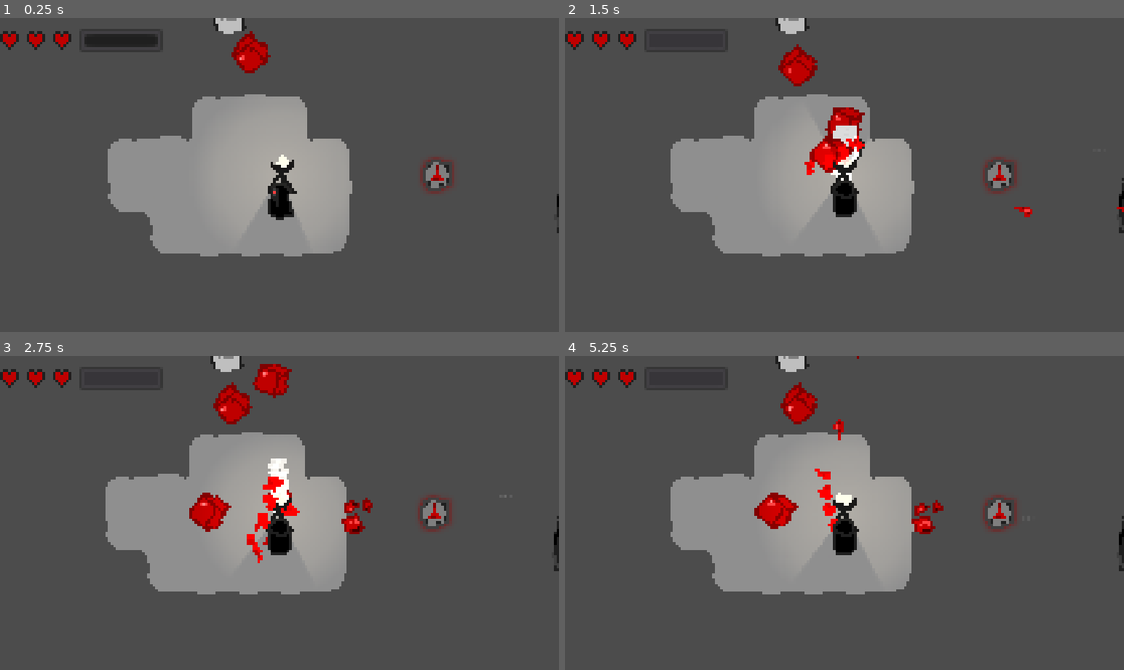
Above: before the commit, frames 1-4 (two rows, left to right).
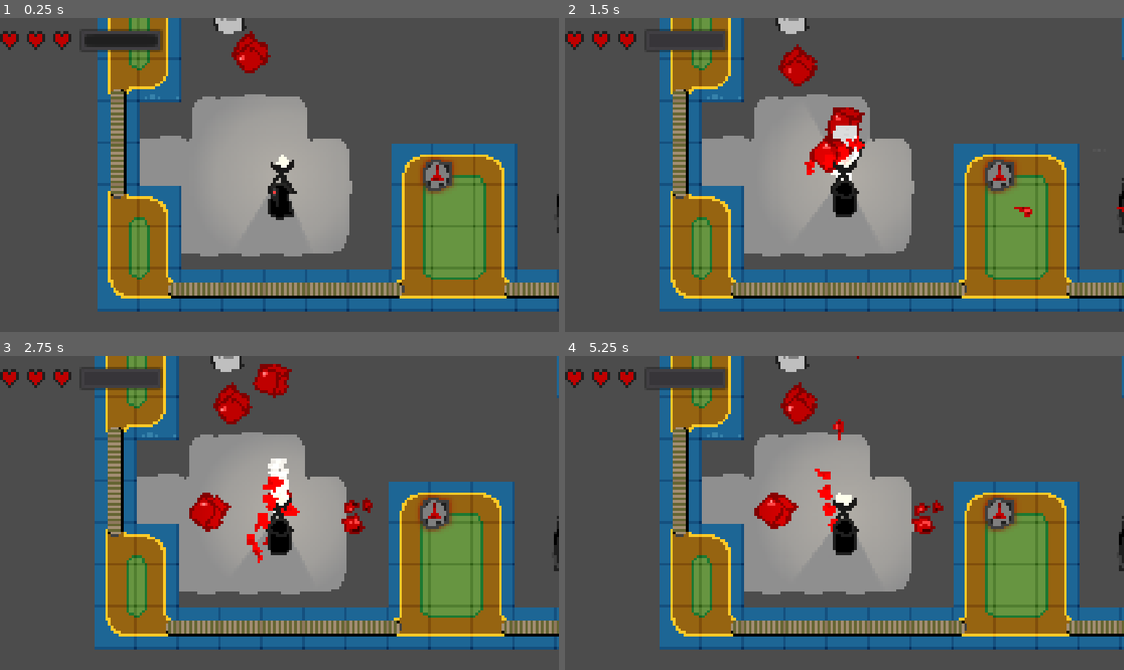
Above: after the commit, the same moments.

Repository: GammaGames/bloodmagic
Game: Godot game, scene res://scenes/Main.tscn
Same seed, same stepped clock (60 frames per second), same inputs: the game is played once before the commit and once after it.
Inputs (mouse positions are in pixels of both pictures, inside the frame that each line leads up to):
- Up to frame 1 (0.25 s): no input
- Up to frame 2 (1.5 s): move the mouse to (967, 159) at 0.52 s; hold Right (ui_right) 0.53-1.28 s; hold Space (key_use) 0.53-1.28 s; click (967, 159) at 0.67 s; move the mouse to (816, 175) at 1.27 s; hold Up (ui_up) from 1.28 s (still down); tap Space (key_use) at 1.35 s
- Up to frame 3 (2.75 s): keep holding Up (ui_up); move the mouse to (296, 506) at 2.02 s; hold Space (key_use) from 2.03 s (still down)
- Up to frame 4 (5.25 s): keep holding Up (ui_up); move the mouse to (838, 519) at 2.77 s; release Space (key_use) at 2.78 s; tap Space (key_use) at 2.85, 4.35 s; move the mouse to (889, 516) at 3.52 s; hold Space (key_use) 3.53-4.28 s; move the mouse to (799, 509) at 4.27 s; move the mouse to (850, 513) at 5.02 s; hold Space (key_use) from 5.03 s (still down)

The runs differ from the first frame. In frame 1, 29% of the frame differs, in the area x 17-100%, y 0-94%; in frame 2, 29%; in frame 3, 29%, in the area x 16-100%, y 0-94%; in frame 4, 29%.

Commit message:
add autotiles to main

Diff:
--- a/assets/scripts/engine/CaveGeneration.gd
+++ b/assets/scripts/engine/CaveGeneration.gd
@@ -10,11 +10,10 @@
 
 func _ready():
 	randomize()
-	$Button.connect("pressed", self, "_on_button_pressed")
-	_on_button_pressed()
+	generate()
 
-func _on_button_pressed():
-	var map = generate(width, height)
+func generate():
+	var map = fill_map(width, height)
 	var valid = false
 	while !valid:
 		for i in 4:
@@ -25,10 +24,9 @@
 		valid = check_map(m, f, 0.45)
 
 	close_map(map)
-	$Label.text = get_map_string(map)
-	set_tilemap($TileMap, map)
+	set_tilemap($"../Underworld/CaveTilemap", map)
 
-func generate(width, height):
+func fill_map(width, height):
 	var map = []
 	for y in range(height):
 		var row = []
@@ -62,6 +60,7 @@
 				map[y][x] = wall
 
 func set_tilemap(tilemap, map):
+	print(tilemap)
 	tilemap.clear()
 	for y in range(map.size()):
 		for x in range(map[y].size()):
--- a/scenes/CaveGeneration.tscn
+++ b/scenes/CaveGeneration.tscn
@@ -21,6 +21,7 @@
 width = 33
 height = 18
 rand_chance = 0.4
+tilemap = NodePath("TileMap")
 
 [node name="Label" type="Label" parent="." index="0"]
 
--- a/scenes/Main.tscn
+++ b/scenes/Main.tscn
@@ -1,21 +1,22 @@
-[gd_scene load_steps=20 format=2]
+[gd_scene load_steps=21 format=2]
 
 [ext_resource path="res://assets/scripts/Main.gd" type="Script" id=1]
-[ext_resource path="res://assets/sprites/tilesets/isle47.tres" type="TileSet" id=2]
+[ext_resource path="res://assets/scripts/engine/CaveGeneration.gd" type="Script" id=2]
 [ext_resource path="res://assets/sprites/tilesets/ground.tres" type="TileSet" id=3]
-[ext_resource path="res://scenes/weapons/BaseWeapon.tscn" type="PackedScene" id=4]
-[ext_resource path="res://scenes/weapons/Shotty.tscn" type="PackedScene" id=5]
-[ext_resource path="res://scenes/weapons/Rail.tscn" type="PackedScene" id=6]
-[ext_resource path="res://scenes/items/Chunk1.tscn" type="PackedScene" id=7]
-[ext_resource path="res://scenes/world/Well.tscn" type="PackedScene" id=8]
-[ext_resource path="res://scenes/world/Grave.tscn" type="PackedScene" id=9]
-[ext_resource path="res://scenes/world/Torch.tscn" type="PackedScene" id=10]
-[ext_resource path="res://scenes/enemies/Eye.tscn" type="PackedScene" id=11]
-[ext_resource path="res://scenes/world/Pillar.tscn" type="PackedScene" id=12]
-[ext_resource path="res://scenes/Player.tscn" type="PackedScene" id=13]
-[ext_resource path="res://assets/scripts/Camera2D.gd" type="Script" id=14]
-[ext_resource path="res://assets/sprites/particles/bokeh.png" type="Texture" id=15]
-[ext_resource path="res://scenes/GUI.tscn" type="PackedScene" id=16]
+[ext_resource path="res://assets/sprites/tilesets/isle47.tres" type="TileSet" id=4]
+[ext_resource path="res://scenes/weapons/BaseWeapon.tscn" type="PackedScene" id=5]
+[ext_resource path="res://scenes/weapons/Shotty.tscn" type="PackedScene" id=6]
+[ext_resource path="res://scenes/weapons/Rail.tscn" type="PackedScene" id=7]
+[ext_resource path="res://scenes/items/Chunk1.tscn" type="PackedScene" id=8]
+[ext_resource path="res://scenes/world/Well.tscn" type="PackedScene" id=9]
+[ext_resource path="res://scenes/world/Grave.tscn" type="PackedScene" id=10]
+[ext_resource path="res://scenes/world/Torch.tscn" type="PackedScene" id=11]
+[ext_resource path="res://scenes/enemies/Eye.tscn" type="PackedScene" id=12]
+[ext_resource path="res://scenes/world/Pillar.tscn" type="PackedScene" id=13]
+[ext_resource path="res://scenes/Player.tscn" type="PackedScene" id=14]
+[ext_resource path="res://assets/scripts/Camera2D.gd" type="Script" id=15]
+[ext_resource path="res://assets/sprites/particles/bokeh.png" type="Texture" id=16]
+[ext_resource path="res://scenes/GUI.tscn" type="PackedScene" id=17]
 
 [sub_resource type="Gradient" id=1]
 
@@ -72,33 +73,19 @@
 
 script = ExtResource( 1 )
 
-[node name="Underworld" type="Node2D" parent="." index="0"]
+[node name="Generator" type="Node2D" parent="." index="0"]
+
+script = ExtResource( 2 )
+width = 24
+height = 12
+rand_chance = 0.35
+
+[node name="Underworld" type="Node2D" parent="." index="1"]
 
 position = Vector2( 50, 300 )
 _sections_unfolded = [ "Transform" ]
 
-[node name="TileMap2" type="TileMap" parent="Underworld" index="0"]
-
-mode = 0
-tile_set = ExtResource( 2 )
-cell_size = Vector2( 32, 32 )
-cell_quadrant_size = 16
-cell_custom_transform = Transform2D( 1, 0, 0, 1, 0, 0 )
-cell_half_offset = 2
-cell_tile_origin = 0
-cell_y_sort = false
-cell_clip_uv = false
-collision_use_kinematic = false
-collision_friction = 1.0
-collision_bounce = 0.0
-collision_layer = 1
-collision_mask = 1
-occluder_light_mask = 1
-format = 1
-tile_data = PoolIntArray(  )
-_sections_unfolded = [ "Cell", "Collision", "Transform", "Z Index" ]
-
-[node name="TileMap" type="TileMap" parent="Underworld" index="1"]
+[node name="TileMap" type="TileMap" parent="Underworld" index="0"]
 
 mode = 0
 tile_set = ExtResource( 3 )
@@ -119,51 +106,75 @@
 tile_data = PoolIntArray( -720897, 2, 0, -786432, 3, 0, -786431, 4, 0, -655363, 2, 0, -655362, 3, 0, -655361, 23, 0, -7 …(211 unchanged characters)…
 _sections_unfolded = [ "Cell" ]
 
-[node name="World" type="YSort" parent="." index="1"]
-
+[node name="CaveTilemap" type="TileMap" parent="Underworld" index="1"]
+
+position = Vector2( -50, -300 )
+scale = Vector2( 0.5, 0.5 )
+mode = 0
+tile_set = ExtResource( 4 )
+cell_size = Vector2( 32, 32 )
+cell_quadrant_size = 16
+cell_custom_transform = Transform2D( 1, 0, 0, 1, 0, 0 )
+cell_half_offset = 2
+cell_tile_origin = 0
+cell_y_sort = false
+cell_clip_uv = false
+collision_use_kinematic = true
+collision_friction = 1.0
+collision_bounce = 0.0
+collision_layer = 1
+collision_mask = 1
+occluder_light_mask = 1
+format = 1
+tile_data = PoolIntArray(  )
+_sections_unfolded = [ "Cell", "Collision", "Transform", "Z Index" ]
+
+[node name="World" type="YSort" parent="." index="2"]
+
+editor/display_folded = true
 sort_enabled = true
 
-[node name="BaseWeapon" parent="World" index="0" instance=ExtResource( 4 )]
+[node name="BaseWeapon" parent="World" index="0" instance=ExtResource( 5 )]
 
 position = Vector2( 110, 60 )
 
-[node name="Shotty" parent="World" index="1" instance=ExtResource( 5 )]
+[node name="Shotty" parent="World" index="1" instance=ExtResource( 6 )]
 
 position = Vector2( 199.512, 59.018 )
 gravity = 98.0
 collision_mask = 1
 
-[node name="Rail" parent="World" index="2" instance=ExtResource( 6 )]
+[node name="Rail" parent="World" index="2" instance=ExtResource( 7 )]
 
 position = Vector2( 130, 140 )
 collision_mask = 1
 
-[node name="Chunk" parent="World" index="3" instance=ExtResource( 7 )]
+[node name="Chunk" parent="World" index="3" instance=ExtResource( 8 )]
 
 position = Vector2( 79.512, 79.018 )
 
-[node name="Well" parent="World" index="4" instance=ExtResource( 8 )]
+[node name="Well" parent="World" index="4" instance=ExtResource( 9 )]
 
 position = Vector2( 210, 150 )
 
-[node name="Grave" parent="World" index="5" instance=ExtResource( 9 )]
+[node name="Grave" parent="World" index="5" instance=ExtResource( 10 )]
 
 position = Vector2( 50, 80 )
 
-[node name="Torch" parent="World" index="6" instance=ExtResource( 10 )]
+[node name="Torch" parent="World" index="6" instance=ExtResource( 11 )]
 
 position = Vector2( 70, 140 )
 
-[node name="Eye" parent="World" index="7" instance=ExtResource( 11 )]
+[node name="Eye" parent="World" index="7" instance=ExtResource( 12 )]
 
 position = Vector2( 79.512, 39.018 )
 _sections_unfolded = [ "Collision", "Material", "Transform" ]
 
-[node name="Pillar" parent="World" index="8" instance=ExtResource( 12 )]
+[node name="Pillar" parent="World" index="8" instance=ExtResource( 13 )]
 
 position = Vector2( 210, 90 )
 
-[node name="Player" parent="World" index="9" instance=ExtResource( 13 )]
+[node name="Player" parent="World" index="9" instance=ExtResource( 14 )]
 
 editor/display_folded = true
 position = Vector2( 70, 150 )
@@ -215,12 +226,12 @@
 local_coords = false
 draw_order = 0
 process_material = SubResource( 3 )
-texture = ExtResource( 15 )
+texture = ExtResource( 16 )
 normal_map = null
 h_frames = 3
 v_frames = 1
 _sections_unfolded = [ "Drawing", "Process Material", "Textures", "Time", "Transform" ]
 
-[node name="Gui" parent="World/Player/Camera2D" index="1" instance=ExtResource( 16 )]
-
-[node name="Overworld" type="Node2D" parent="." index="2"]
+[node name="Gui" parent="World/Player/Camera2D" index="1" instance=ExtResource( 17 )]
+
+[node name="Overworld" type="Node2D" parent="." index="3"]
Not shown: 1 places in scenes/Main.tscn that only renumber resources
